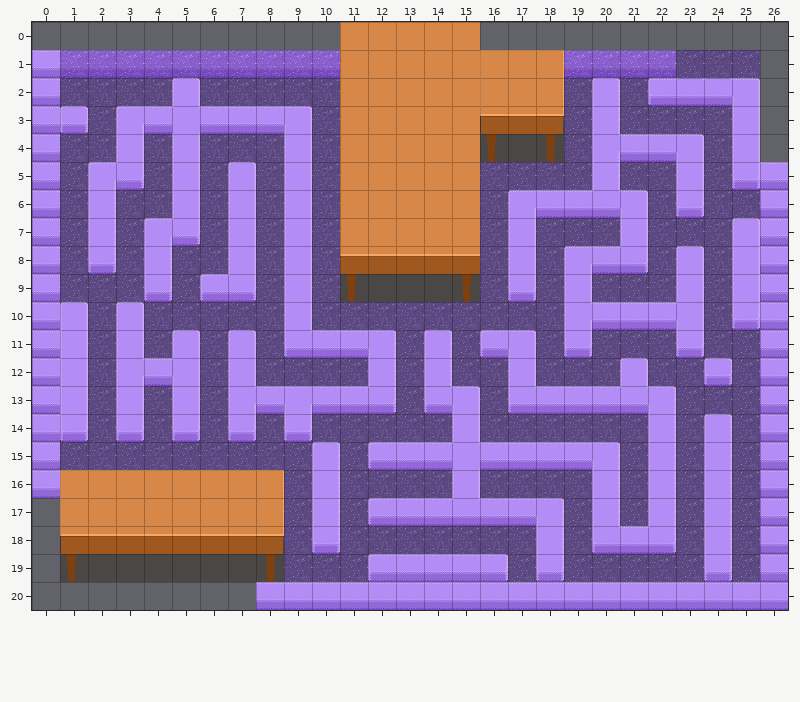
An edit to a level. Tiled map, Baku/assets/data/Map3.tmx. That is the earlier state.
Cells are 32x32 px. Shown: x 0..26, y 0..20.
New version:
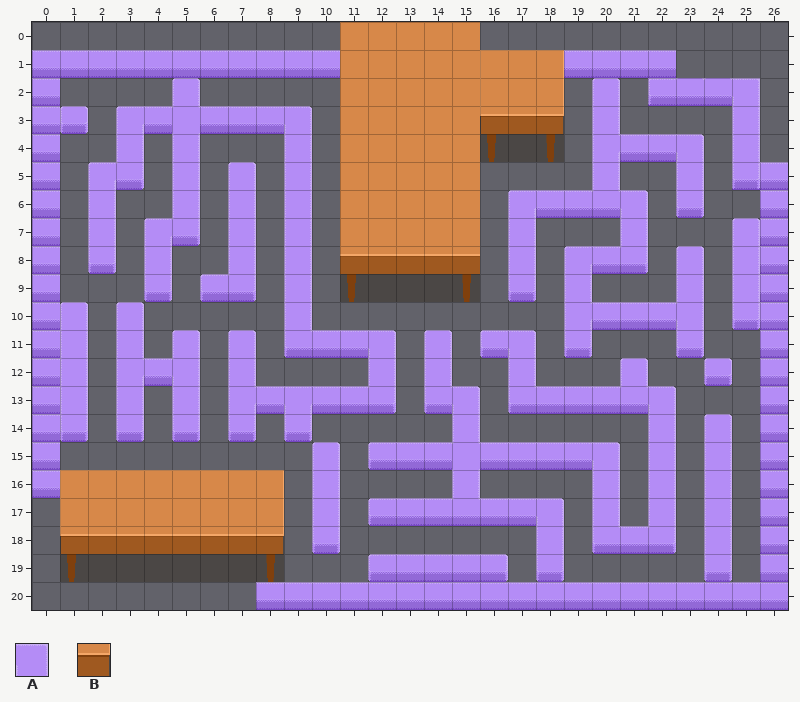
Key: from "tileset": A 1, B 25.
_ is an empty cell, . an unchanged one.
See-through tiles are keyed as they look on the map.
Change:
--- layer "safety" (now hidden)
@@ x 24..24 @@
-12 B
+12 _
--- layer "floor" (now hidden)
@@ x 1..25 @@
- 1 AAAAAAAAAA........AAAAAAA
- 2 AAAA.AAAAA........A.A....
- 3 AA.......A........A.AAAA.
- 4 AA.A.AAA.A........A....A.
- 5 A..A.A.A.A.....AAAA.AA.A.
- 6 A.AA.A.A.A.....A.....A.AA
- 7 A.A..A.A.A.....A.AAA.AAA.
- 8 A.A.AA.A.A.....A.A...A.A.
- 9 AAA.A..A.A.....A.A.AAA.A.
-10 .A.AAAAA.AAAAAAAAA.....A.
-11 .A.A.A.A....A.A..A.AAA.AA
-12 .A...A.AAAA.A.AA.AAA.AAAA
-13 .A.A.A......A..A......AAA
-14 .A.A.A.A.AAAAA.AAAAAA.A.A
-15 AAAAAAAAA.A.........A.A.A
-16 ........A.AAAA.AAAA.A.A.A
-17 ........A.A.......A.A.A.A
-18 ........A.AAAAAAA.A...A.A
-19 ........AAA.....A.AAAAA.A
+ 1 __________........_______
+ 2 ____._____........_._....
+ 3 __......._........_.____.
+ 4 __._.___._........_...._.
+ 5 _.._._._._.....____.__._.
+ 6 _.__._._._....._....._.__
+ 7 _._.._._._....._.___.___.
+ 8 _._.__._._....._._..._._.
+ 9 ___._.._._....._._.___._.
+10 ._._____._________....._.
+11 ._._._._...._._.._.___.__
+12 ._..._.____._.__.___.____
+13 ._._._......_.._......___
+14 ._._._._._____.______._._
+15 _________._........._._._
+16 ........_.____.____._._._
+17 ........_._......._._._._
+18 ........_._______._..._._
+19 ........___....._._____._
Pixel boxes of the changes (left, top, right, bottom) in both pictures:
removed: (60, 50, 760, 582)
